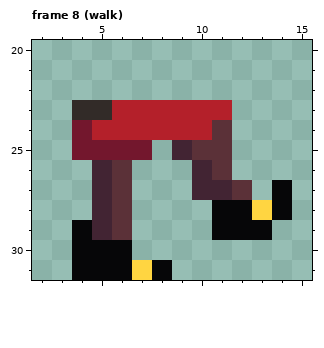
A pixel-art file gets an edit: assets/pirate.aseprite. Above: the version before the commit.
16x32 pixels, 21 frames. Shown: frame 8 (walk): x 2..15, y 20..31. The commit also changed other frames, which this record leaves out.
Once edited:
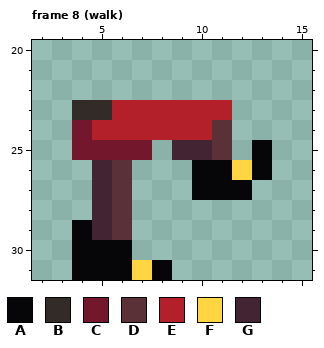
Palette (. is transparent): A #060608  B #322b28  C #73172d  D #5b3138  E #b4202a  F #ffd541  G #422433
From old to new:
Frame 8 (walk), layer "Layer 1":
Colour A now appears in rows 25 to 26 at x 13.
The author changed colour D to colour A in row 26 at x 11; in row 27 at x 12.
The author changed colour G to colour A in row 26 at x 10; in row 27 at x 10 to 11.
Colour F now appears in row 26 at x 12.
The author changed colour D to colour G in row 25 at x 10.
Colour A is gone in row 27 at x 14; in row 28 at x 11 to 12 and 14; in row 29 at x 11 to 13.
Colour F is gone in row 28 at x 13.
Boxes around the changes in both pictures, in picture pixels (x1, y1, x2, y2):
changed: (192, 140, 292, 240)
